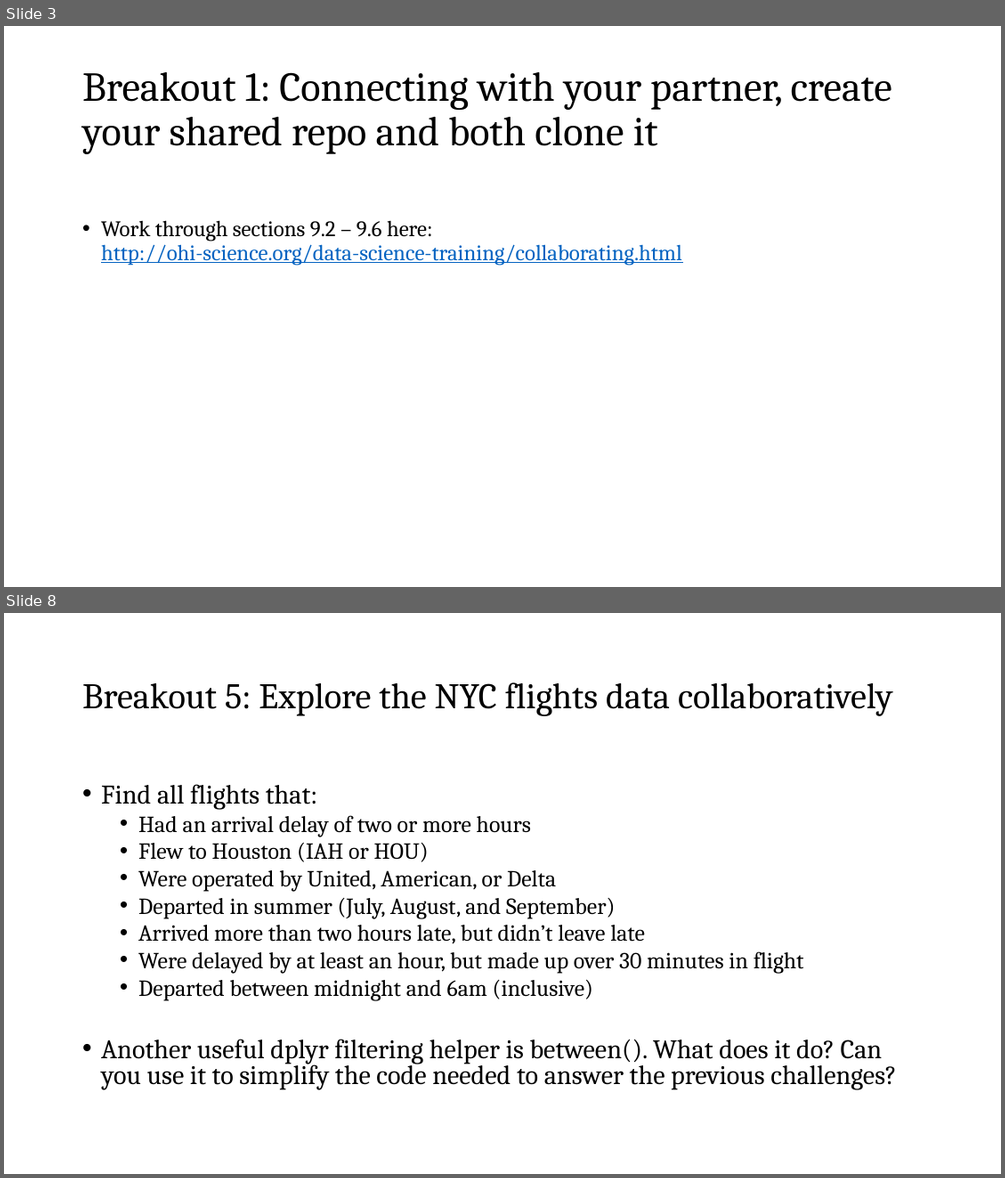
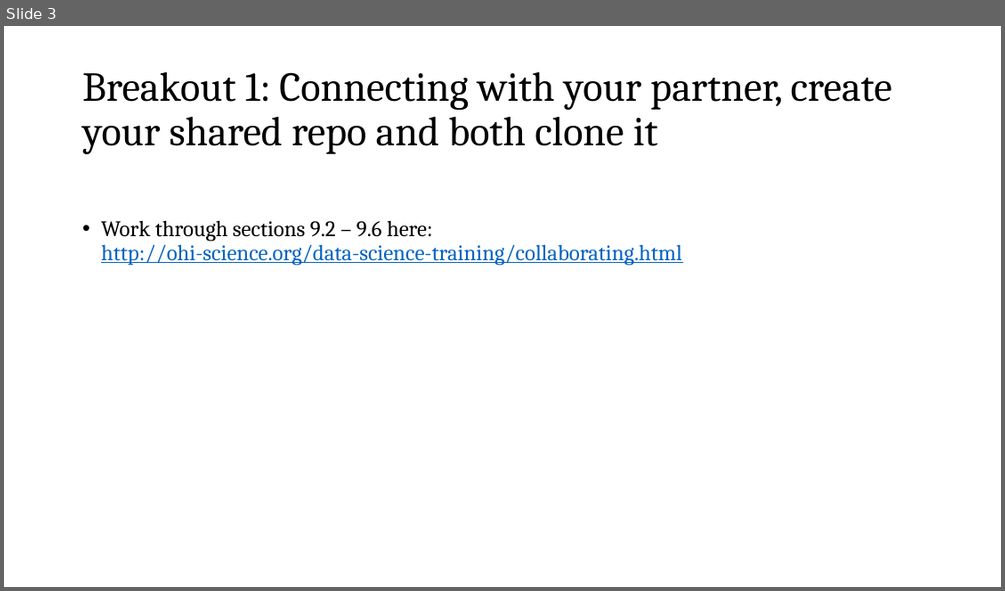
Before and after one commit to nt246/NTRES6940-data-science, a slide deck: slides/Slides_class11.pptx. Shown one above the other, each under a label of ours: slides 3 and 8 before the commit, slide 3 after it; the slides between them are not shown. The pictures are 1005x1178 and 1005x591 pixels, drawn with LibreOffice and Linux fonts; fonts in the diff are those of the drawing. Boxes give left, top, right and bottom in pixels: in the first picture for what was removed or moved away, otherwise in the second. Text is boxed around its words. In the diff, an @@ line names an element or a change of style, - is before the commit and + after.

```diff
--- a/slides/Slides_class11.pptx
+++ b/slides/Slides_class11.pptx
@@ slide 8 removed at (x1=4, y1=613, x2=1001, y2=1174), background #FFFFFF @@
@@ title removed at (x1=82, y1=682, x2=892, y2=716) @@
-Breakout 5: Explore the NYC flights data collaboratively
@@ text removed at (x1=101, y1=784, x2=897, y2=1090) @@
-• Find all flights that:
-  • Had an arrival delay of two or more hours
-  • Flew to Houston (IAH or HOU)
-  • Were operated by United, American, or Delta
-  • Departed in summer (July, August, and September)
-  • Arrived more than two hours late, but didn’t leave late
-  • Were delayed by at least an hour, but made up over 30 minutes in flight
-  • Departed between midnight and 6am (inclusive)
-• Another useful dplyr filtering helper is between(). What does it do? Can you use it to simplify the code needed to answer the previous challenges?
```
Also in this commit, not shown: 11 slides added, 5 other slides removed, 2 other files.
